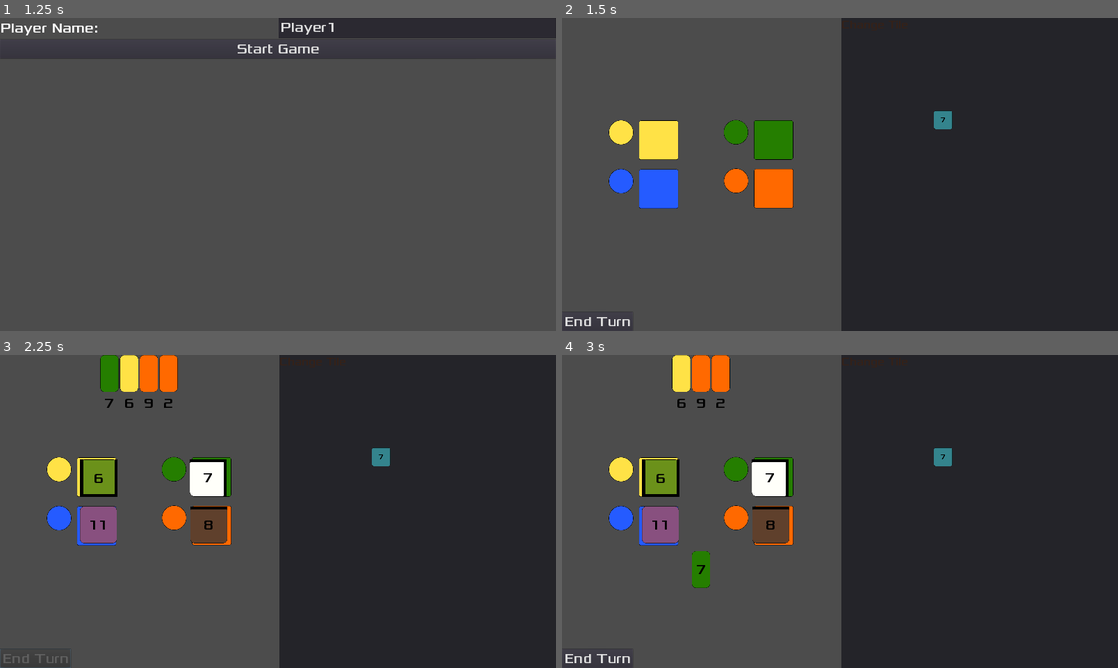
Above: before the commit, frames 1-4 (two rows, left to right).
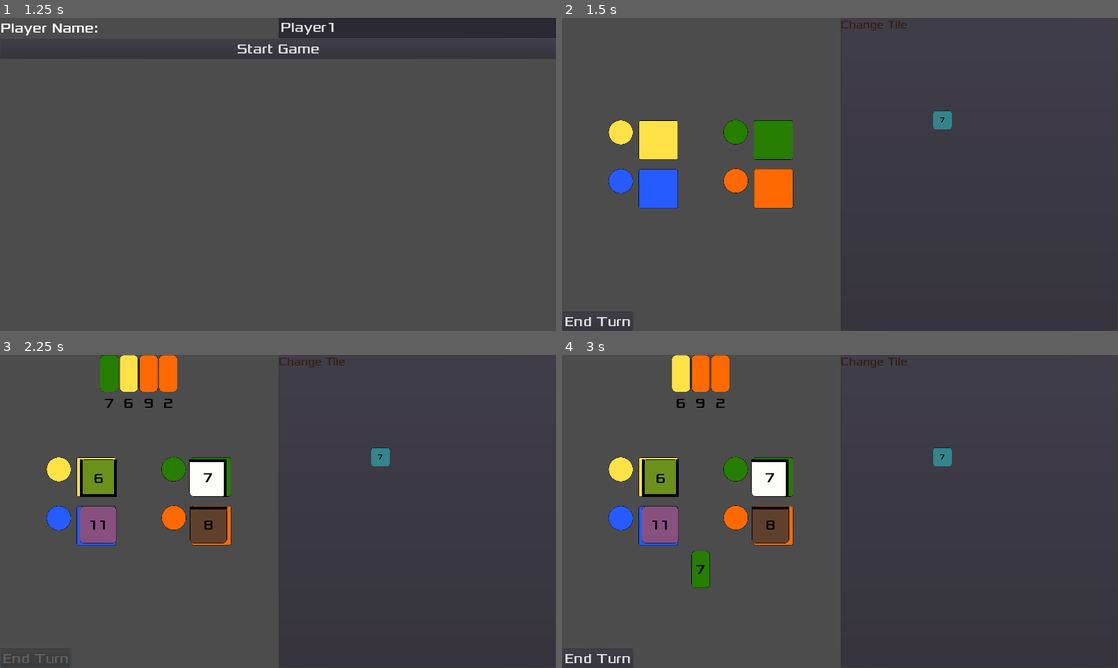
Above: after the commit, the same moments.

Repository: Structed/alcaramba
Game: Godot game, scene res://Drawable/MainMenu/MainMenu.tscn
Same seed, same stepped clock (60 frames per second), same inputs: the game is played once before the commit and once after it.
Inputs:
- Up to frame 1 (1.25 s): click "New Game" at 0.5 s
- Up to frame 2 (1.5 s): click "Start Game" at 1.25 s
- Up to frame 3 (2.25 s): click "End Turn" at 2 s
- Up to frame 4 (3 s): click "7" at 2.75 s

Frame 1 is identical in both runs. In frame 2, 31% of the frame differs, in the area x 8-100%, y 0-100%; in frame 3, 31%; in frame 4, 31%.

Commit message:
Refactored Market & Game scenes
Game scene now contains market & town
Market only contains market stuff now

Diff:
--- a/src/alcaramba/Drawable/Game/Game.tscn
+++ b/src/alcaramba/Drawable/Game/Game.tscn
@@ -1,11 +1,22 @@
-[gd_scene load_steps=3 format=2]
+[gd_scene load_steps=4 format=2]
 
 [ext_resource path="res://Drawable/Game/Game.gd" type="Script" id=1]
 [ext_resource path="res://Drawable/Market/Market.tscn" type="PackedScene" id=2]
+[ext_resource path="res://Drawable/Town/Town.tscn" type="PackedScene" id=3]
 
-[node name="Game" type="Control"]
+[node name="Game" type="HBoxContainer"]
 anchor_right = 1.0
 anchor_bottom = 1.0
 script = ExtResource( 1 )
 
 [node name="Market" parent="." instance=ExtResource( 2 )]
+margin_right = 958.0
+
+[node name="PanelContainer" type="PanelContainer" parent="."]
+margin_left = 962.0
+margin_right = 1920.0
+margin_bottom = 1080.0
+size_flags_horizontal = 3
+size_flags_vertical = 3
+
+[node name="TileMap" parent="PanelContainer" instance=ExtResource( 3 )]
--- a/src/alcaramba/Drawable/Market/Market.gd
+++ b/src/alcaramba/Drawable/Market/Market.gd
@@ -36,4 +36,4 @@
 
 
 func _on_money_card_selected(card_node: MoneyCardDrawable):
-	$MarketsPanel/Hand/Cards.add_child(card_node)
+	$Hand/Cards.add_child(card_node)
--- a/src/alcaramba/Drawable/Market/Market.tscn
+++ b/src/alcaramba/Drawable/Market/Market.tscn
@@ -1,73 +1,58 @@
-[gd_scene load_steps=7 format=2]
+[gd_scene load_steps=6 format=2]
 
 [ext_resource path="res://Drawable/Market/Market.gd" type="Script" id=1]
 [ext_resource path="res://Drawable/HandDrawable.tscn" type="PackedScene" id=2]
 [ext_resource path="res://Drawable/Market/TileMarket.tscn" type="PackedScene" id=3]
 [ext_resource path="res://Drawable/Market/MoneyMarket.tscn" type="PackedScene" id=4]
-[ext_resource path="res://Drawable/Town/Town.tscn" type="PackedScene" id=6]
 
 [sub_resource type="CanvasItemMaterial" id=1]
 
-[node name="Game" type="HBoxContainer"]
-anchor_right = 1.0
-anchor_bottom = 1.0
-margin_right = 4.0
-script = ExtResource( 1 )
-
-[node name="MarketsPanel" type="VBoxContainer" parent="."]
+[node name="Market" type="VBoxContainer"]
 material = SubResource( 1 )
-margin_right = 960.0
+margin_right = 1924.0
 margin_bottom = 1080.0
 size_flags_horizontal = 3
 size_flags_vertical = 3
+script = ExtResource( 1 )
 
-[node name="MoneyMarket" parent="MarketsPanel" instance=ExtResource( 4 )]
+[node name="MoneyMarket" parent="." instance=ExtResource( 4 )]
 unique_name_in_owner = true
 anchor_right = 0.0
 anchor_bottom = 0.0
-margin_right = 960.0
+margin_right = 1924.0
 margin_bottom = 333.0
 rect_scale = Vector2( 1, 1 )
 
-[node name="TileMarket" parent="MarketsPanel" instance=ExtResource( 3 )]
+[node name="TileMarket" parent="." instance=ExtResource( 3 )]
 unique_name_in_owner = true
 anchor_top = 0.0
 anchor_right = 0.0
 anchor_bottom = 0.0
 margin_left = 0.0
 margin_top = 337.0
-margin_right = 960.0
+margin_right = 1924.0
 margin_bottom = 671.0
 size_flags_horizontal = 3
 size_flags_vertical = 3
 
-[node name="Hand" parent="MarketsPanel" instance=ExtResource( 2 )]
+[node name="Hand" parent="." instance=ExtResource( 2 )]
 anchor_right = 0.0
 anchor_bottom = 0.0
 margin_top = 675.0
-margin_right = 960.0
+margin_right = 1924.0
 margin_bottom = 1008.0
 size_flags_horizontal = 3
 size_flags_vertical = 3
 
-[node name="BottomMarketNav" type="HBoxContainer" parent="MarketsPanel"]
+[node name="BottomMarketNav" type="HBoxContainer" parent="."]
 margin_top = 1012.0
-margin_right = 960.0
+margin_right = 1924.0
 margin_bottom = 1079.0
 
-[node name="EndTurnButton" type="Button" parent="MarketsPanel/BottomMarketNav"]
+[node name="EndTurnButton" type="Button" parent="BottomMarketNav"]
 unique_name_in_owner = true
 margin_right = 253.0
 margin_bottom = 67.0
 text = "End Turn"
 
-[node name="TownPanel" type="Panel" parent="."]
-margin_left = 964.0
-margin_right = 1924.0
-margin_bottom = 1080.0
-size_flags_horizontal = 3
-size_flags_vertical = 3
-
-[node name="TileMap" parent="TownPanel" instance=ExtResource( 6 )]
-
-[connection signal="pressed" from="MarketsPanel/BottomMarketNav/EndTurnButton" to="." method="_on_EndTurnButton_pressed"]
+[connection signal="pressed" from="BottomMarketNav/EndTurnButton" to="." method="_on_EndTurnButton_pressed"]
